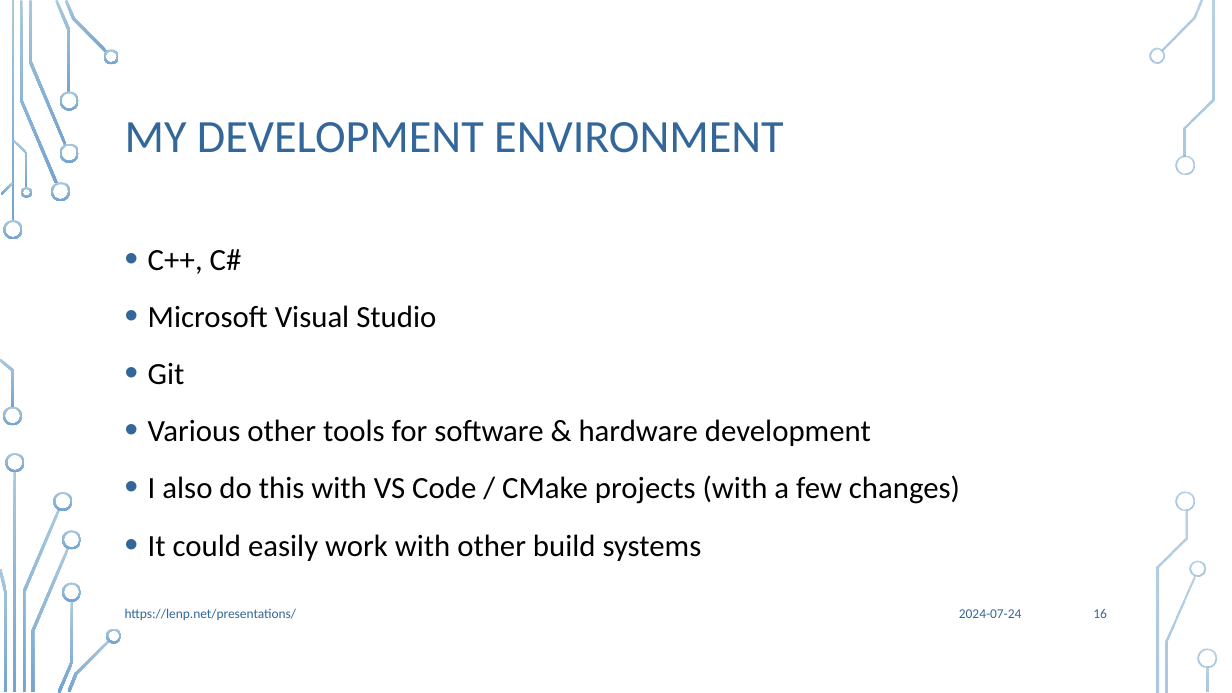
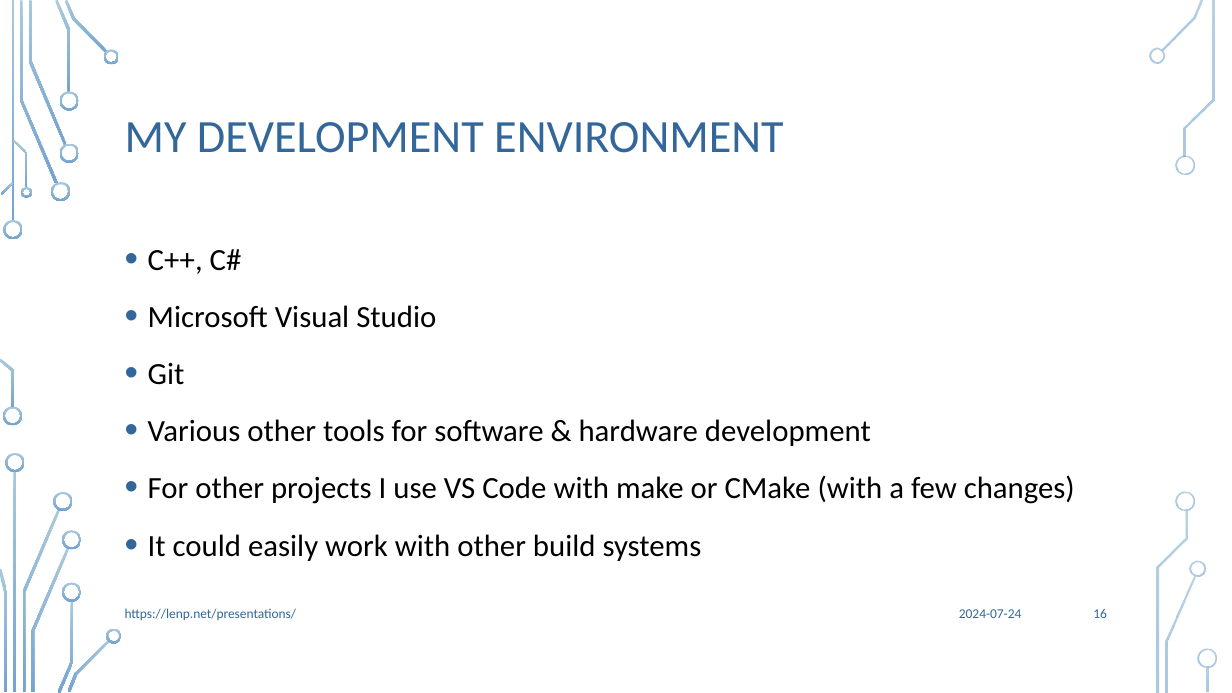
Before and after one commit to Len42/presentations, a slide deck: slide 16 of MakeVersionInfo/MakeVersionInfo.pptx. Drawn at 1232x693 pixels with LibreOffice and Linux fonts; fonts in the diff are those of the drawing; background and template pictures are left out. Boxes give left, top, right and bottom in pixels: in the first picture for what was removed or moved away, otherwise in the second. Text is boxed around its words. In the diff, an @@ line names an element or a change of style, - is before the commit and + after.

```diff
--- a/MakeVersionInfo/MakeVersionInfo.pptx
+++ b/MakeVersionInfo/MakeVersionInfo.pptx
@@ text at [148, 475, 1075, 504]: text changed @@
-• I also do this with VS Code / CMake projects (with a few changes)
+• For other projects I use VS Code with make or CMake (with a few changes)
```
Also in this commit, not shown: 1 other slide changed, 1 other file.
